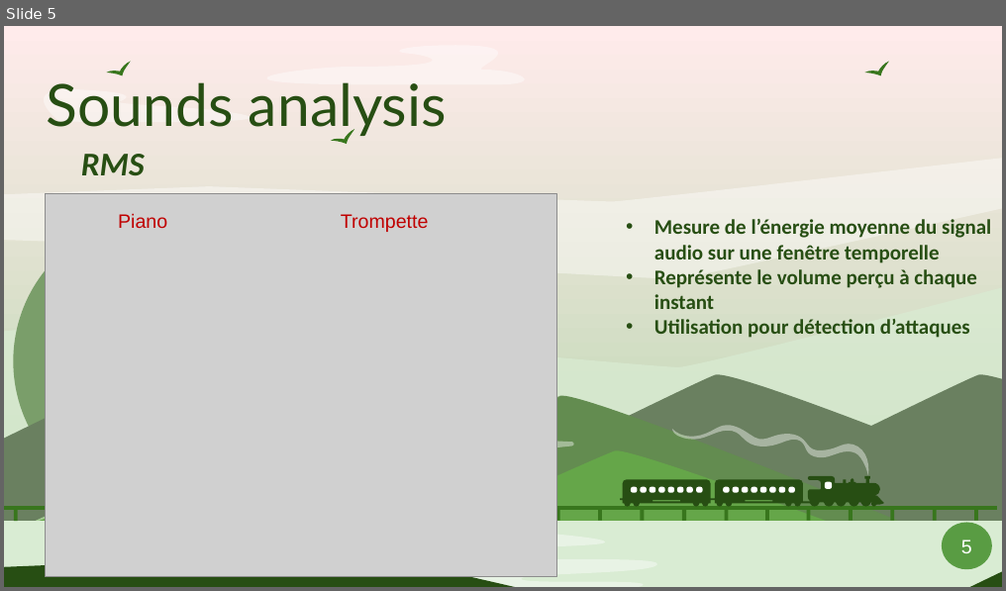
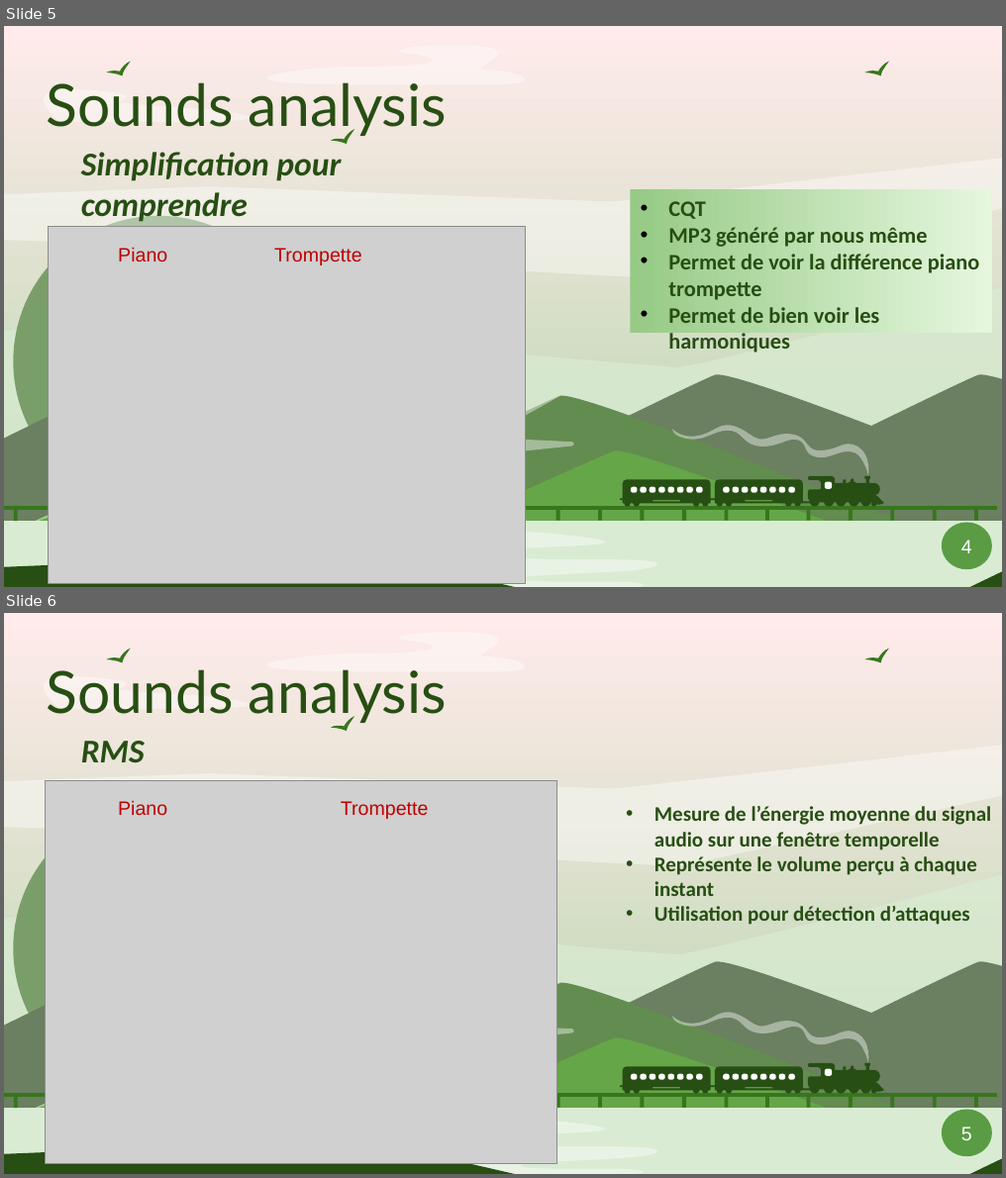
Before and after one commit to Smoother19/MusicAnimation, a slide deck: docs/presentation/PresAlpha.pptx. Shown one above the other, each under a label of ours: slide 5 before the commit, slides 5 and 6 after it. The pictures are 1006x591 and 1006x1178 pixels, drawn with LibreOffice and Linux fonts; fonts in the diff are those of the drawing; grey boxes stand for pictures. Boxes give left, top, right and bottom in pixels: in the first picture for what was removed or moved away, otherwise in the second. Text is boxed around its words. In the diff, an @@ line names an element or a change of style, - is before the commit and + after.

```diff
--- a/docs/presentation/PresAlpha.pptx
+++ b/docs/presentation/PresAlpha.pptx
@@ slide 5 added at [4, 26, 1002, 587], background gradient #FFEBEB to #B2D4A8; not listed: 59 template elements that a slide beside it also shows @@
@@ title added at [47, 82, 447, 137], 42 pt, text #274E13 @@
+Sounds analysis
@@ freeform shape added at [18, 89, 264, 122], fill #FFFFFF at 41% opacity @@
@@ freeform shape added at [330, 125, 358, 152], fill #38761D @@
@@ freeform shape added at [4, 158, 1002, 279], fill #FFFFFF at 41% opacity @@
@@ text added at [81, 152, 341, 224], 24 pt, text #274E13, bold, italic @@
+Simplification pour comprendre
@@ rectangle added at [630, 189, 991, 332], fill gradient #96CA85 to #E6F7DE, 16 pt, text #274E13, bold @@
+• CQT
+• MP3 généré par nous même
+• Permet de voir la différence piano trompette
+• Permet de bien voir les harmoniques
@@ picture added at [48, 226, 525, 583] @@
@@ text added at [118, 247, 167, 262], 14 pt, text #C00000 @@
+Piano
@@ text added at [274, 248, 362, 266], 14 pt, text #C00000 @@
+Trompette
@@ freeform shape added at [942, 523, 992, 570], fill #599C43, 14 pt, text #FFFFFF @@
+4
@@ what was slide 5 is now slide 6 @@
```
Also in this commit, not shown: 5 slides changed.
